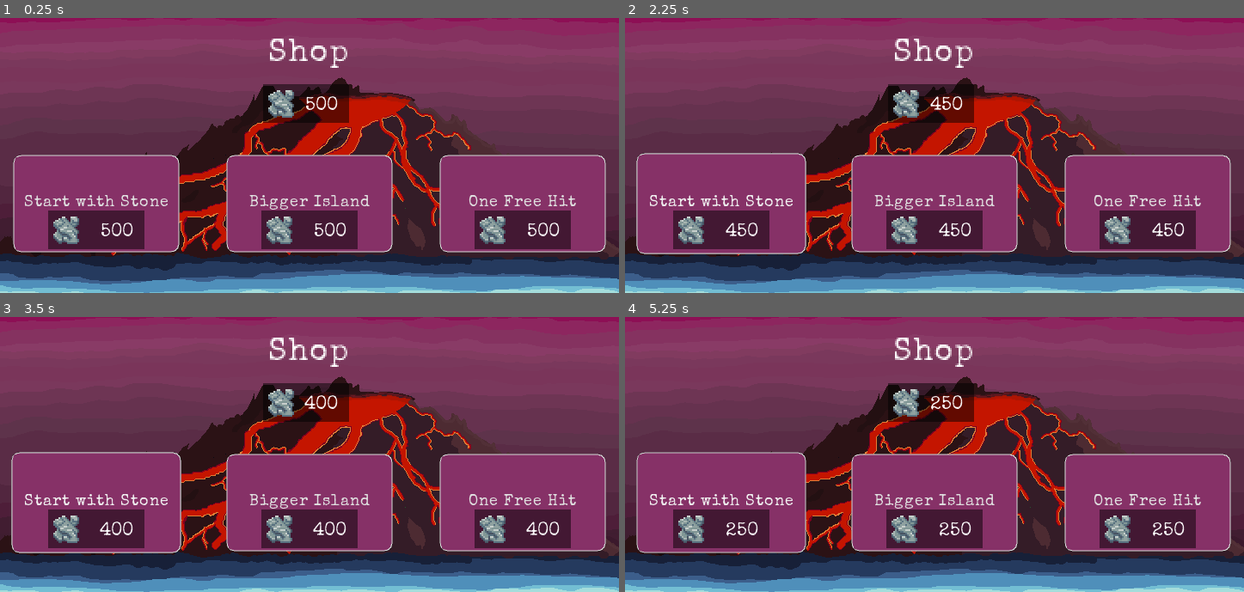
Above: before the commit, frames 1-4 (two rows, left to right).
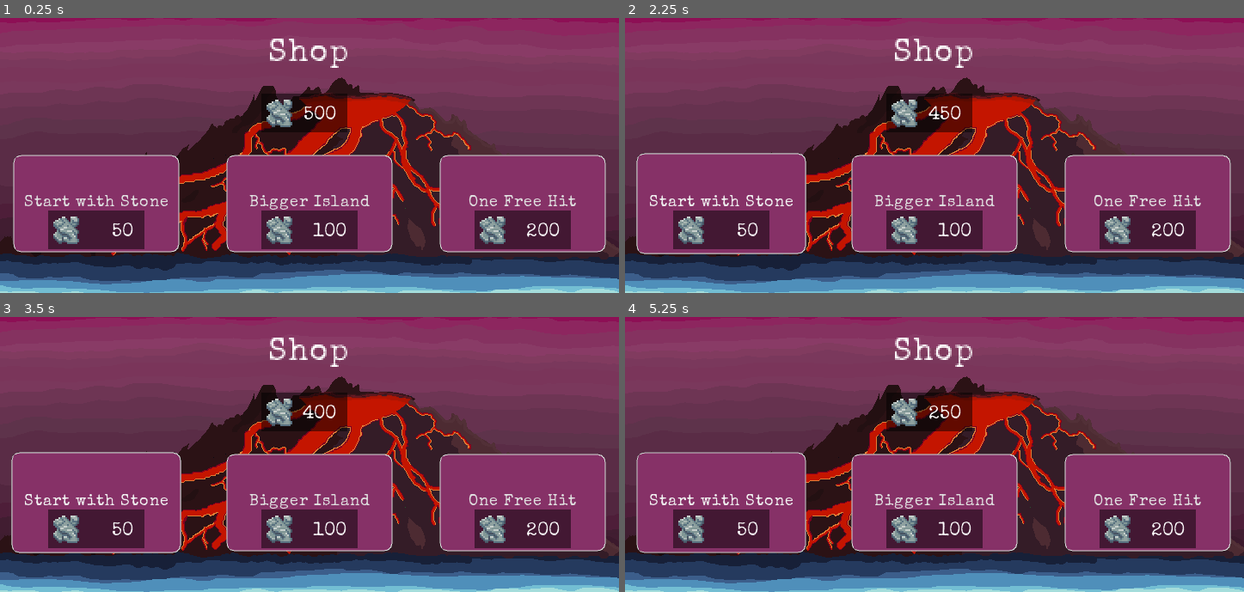
Above: after the commit, the same moments.

Repository: HaywardMorihara/SurviveTheIsland
Game: Godot game, scene res://src/UserInterface/Shop.tscn
Same seed, same stepped clock (60 frames per second), same inputs: the game is played once before the commit and once after it. This scene is started directly instead of the project's main scene.
Inputs (mouse positions are in pixels of both pictures, inside the frame that each line leads up to):
- Up to frame 1 (0.25 s): no input
- Up to frame 2 (2.25 s): click "Bigger Island" at 0.5 s; click "One Free Hit" at 1.25 s; click "Start with Stone" at 2 s
- Up to frame 3 (3.5 s): click "Start with Stone" at 2.75 s
- Up to frame 4 (5.25 s): tap Enter at 3.5, 5 s; move the mouse to (1070, 440) at 3.52 s; hold D (move_right) 3.53-4.25 s; tap Mouse wheel down (cycle_block_type_down) at 3.6 s; click (1070, 440) at 3.67 s; tap W (jump) at 3.77 s; tap Space (shoot) at 4.25 s; drag from (810, 468) to (903, 509) at 4.27 s; move the mouse to (996, 394) at 5.02 s; hold A (move_left) from 5.03 s (still down); tap Z (remove_block) at 5.1 s

The runs differ from the first frame. In frame 1, 1.3% of the frame differs, in the area x 16-87%, y 24-80%; in frame 2, 1.4%, in the area x 16-89%, y 24-80%; in frame 3, 1.3%; in frame 4, 1.4%.

Commit message:
Pushing changes to update main

Diff:
--- a/project.godot
+++ b/project.godot
@@ -58,6 +58,7 @@
 
 [autoload]
 
+SilentWolf="*res://addons/silent_wolf/SilentWolf.gd"
 Global="*res://src/Global.gd"
 
 [debug]
--- /dev/null
+++ b/src/UserInterface/FreeHitCost.gd
@@ -0,0 +1,16 @@
+extends Panel
+
+
+# Declare member variables here. Examples:
+# var a = 2
+# var b = "text"
+
+
+# Called when the node enters the scene tree for the first time.
+func _ready():
+	$Label.set_text("200")
+
+
+# Called every frame. 'delta' is the elapsed time since the previous frame.
+#func _process(delta):
+#	pass
--- /dev/null
+++ b/src/UserInterface/IslandCost.gd
@@ -0,0 +1,16 @@
+extends Panel
+
+
+# Declare member variables here. Examples:
+# var a = 2
+# var b = "text"
+
+
+# Called when the node enters the scene tree for the first time.
+func _ready():
+	$Label.set_text("100")
+
+
+# Called every frame. 'delta' is the elapsed time since the previous frame.
+#func _process(delta):
+#	pass
--- a/src/UserInterface/Shop.tscn
+++ b/src/UserInterface/Shop.tscn
@@ -1,9 +1,12 @@
-[gd_scene load_steps=5 format=2]
+[gd_scene load_steps=8 format=2]
 
 [ext_resource path="res://src/UserInterface/CoinsCounter.tscn" type="PackedScene" id=1]
 [ext_resource path="res://assets/art/background/volcano new and improved1.png" type="Texture" id=2]
 [ext_resource path="res://assets/theme/STI_Theme.tres" type="Theme" id=3]
 [ext_resource path="res://src/UserInterface/Shop.gd" type="Script" id=4]
+[ext_resource path="res://src/UserInterface/StoneCost.gd" type="Script" id=5]
+[ext_resource path="res://src/UserInterface/FreeHitCost.gd" type="Script" id=6]
+[ext_resource path="res://src/UserInterface/IslandCost.gd" type="Script" id=7]
 
 [node name="Control" type="Control"]
 anchor_right = 1.0
@@ -13,12 +16,6 @@
 [node name="Sprite" type="Sprite" parent="."]
 position = Vector2( 360, 160 )
 texture = ExtResource( 2 )
-
-[node name="CoinsCounter" parent="." instance=ExtResource( 1 )]
-margin_left = 306.0
-margin_top = 77.0
-margin_right = 406.0
-margin_bottom = 122.0
 
 [node name="ShopTitle" type="Label" parent="."]
 anchor_left = 0.5
@@ -43,6 +40,13 @@
 clip_text = true
 expand_icon = true
 
+[node name="CoinsCounter" parent="Stone" instance=ExtResource( 1 )]
+margin_left = 40.0
+margin_top = 64.0
+margin_right = 152.0
+margin_bottom = 109.0
+script = ExtResource( 5 )
+
 [node name="BiggerIsland" type="Button" parent="."]
 margin_left = 264.0
 margin_top = 160.0
@@ -53,6 +57,13 @@
 action_mode = 0
 text = "Bigger Island"
 expand_icon = true
+
+[node name="CoinsCounter" parent="BiggerIsland" instance=ExtResource( 1 )]
+margin_left = 40.0
+margin_top = 64.0
+margin_right = 152.0
+margin_bottom = 109.0
+script = ExtResource( 7 )
 
 [node name="OneFreeHit" type="Button" parent="."]
 margin_left = 512.0
@@ -66,23 +77,18 @@
 clip_text = true
 expand_icon = true
 
-[node name="StoneCost" parent="." instance=ExtResource( 1 )]
-margin_left = 56.0
-margin_top = 224.0
-margin_right = 168.0
-margin_bottom = 269.0
+[node name="CoinsCounter" parent="OneFreeHit" instance=ExtResource( 1 )]
+margin_left = 40.0
+margin_top = 64.0
+margin_right = 152.0
+margin_bottom = 109.0
+script = ExtResource( 6 )
 
-[node name="IslandCost" parent="." instance=ExtResource( 1 )]
+[node name="CoinsCounter" parent="." instance=ExtResource( 1 )]
 margin_left = 304.0
-margin_top = 224.0
-margin_right = 416.0
-margin_bottom = 269.0
-
-[node name="FreeHitCost" parent="." instance=ExtResource( 1 )]
-margin_left = 552.0
-margin_top = 224.0
-margin_right = 664.0
-margin_bottom = 269.0
+margin_top = 88.0
+margin_right = 404.0
+margin_bottom = 133.0
 
 [connection signal="pressed" from="Stone" to="." method="_on_Stone_pressed"]
 [connection signal="pressed" from="BiggerIsland" to="." method="_on_BiggerIsland_pressed"]
--- /dev/null
+++ b/src/UserInterface/StoneCost.gd
@@ -0,0 +1,16 @@
+extends Panel
+
+
+# Declare member variables here. Examples:
+# var a = 2
+# var b = "text"
+
+
+# Called when the node enters the scene tree for the first time.
+func _ready():
+	$Label.set_text("50")
+
+
+# Called every frame. 'delta' is the elapsed time since the previous frame.
+#func _process(delta):
+#	pass
